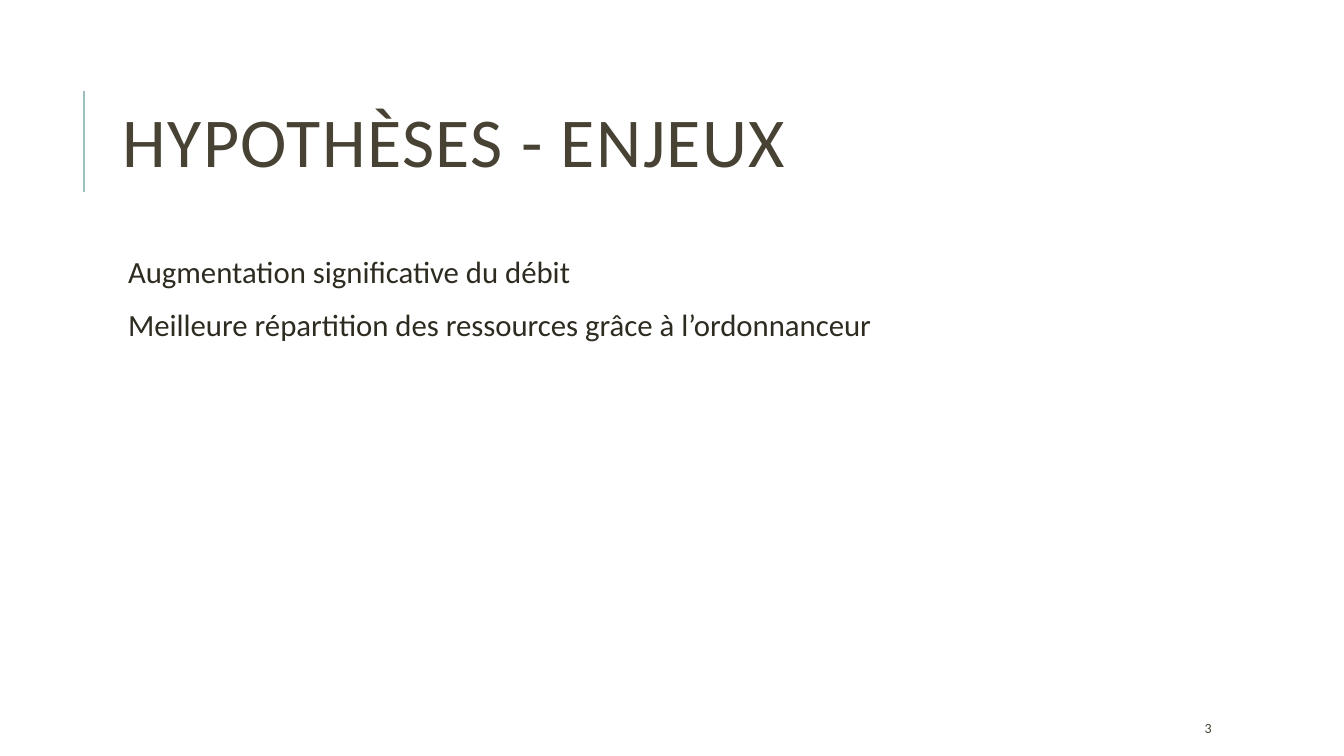
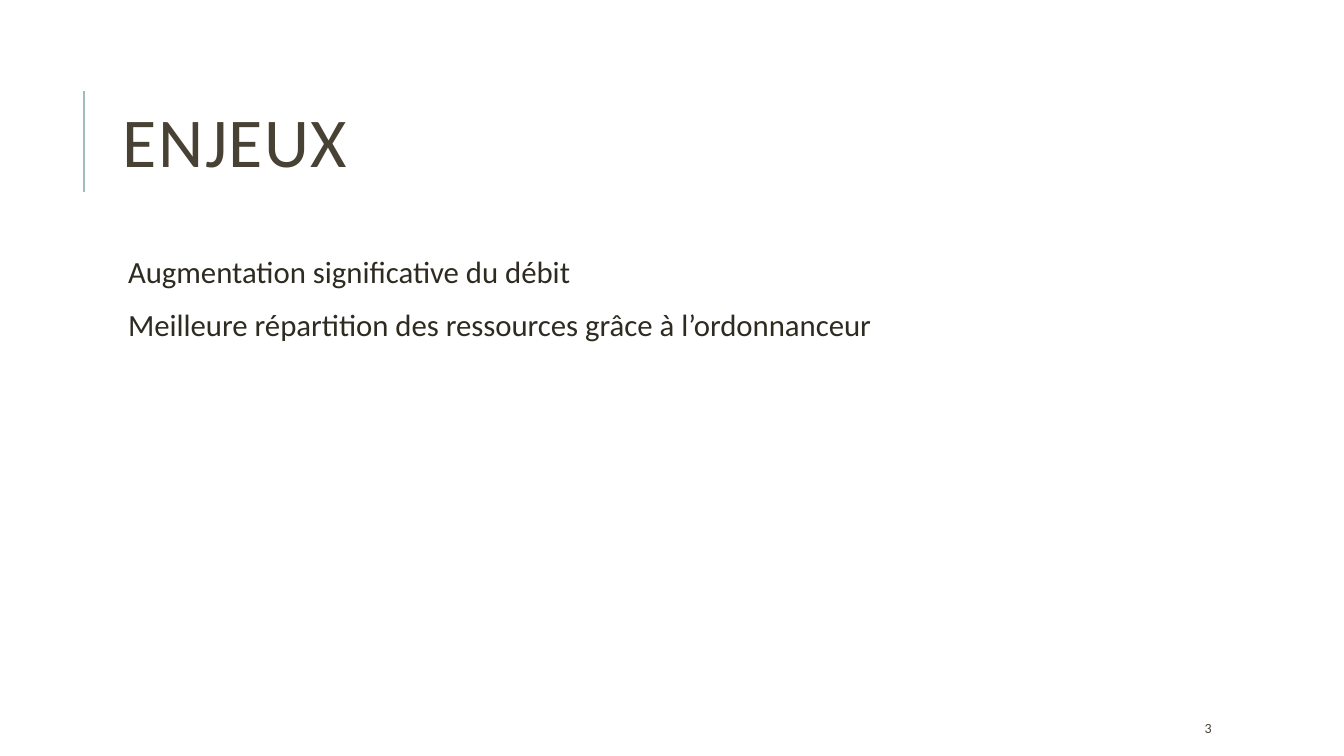
Before and after one commit to Krunchyy/Beamforming, a slide deck: slide 3 of Le BeamForming.pptx. Drawn at 1344x756 pixels with LibreOffice and Linux fonts; fonts in the diff are those of the drawing. Boxes give left, top, right and bottom in pixels: in the first picture for what was removed or moved away, otherwise in the second. Text is boxed around its words. In the diff, an @@ line names an element or a change of style, - is before the commit and + after.

```diff
--- a/Le BeamForming.pptx
+++ b/Le BeamForming.pptx
@@ title at [123, 122, 347, 168]: text changed @@
-HYPOTHÈSES - ENJEUX
+ENJEUX
```
Also in this commit, not shown: 2 other slides changed, 1 slide added, 1 other file.
